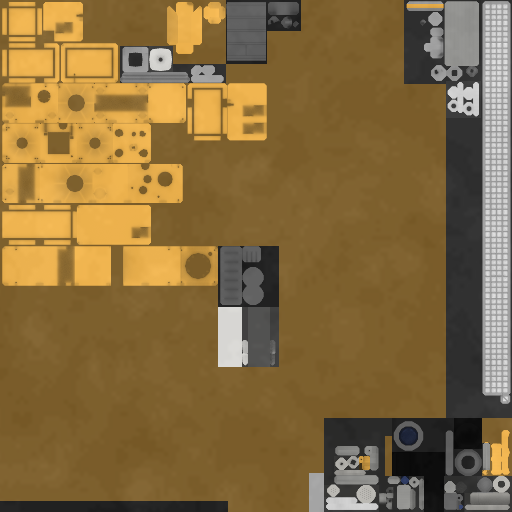
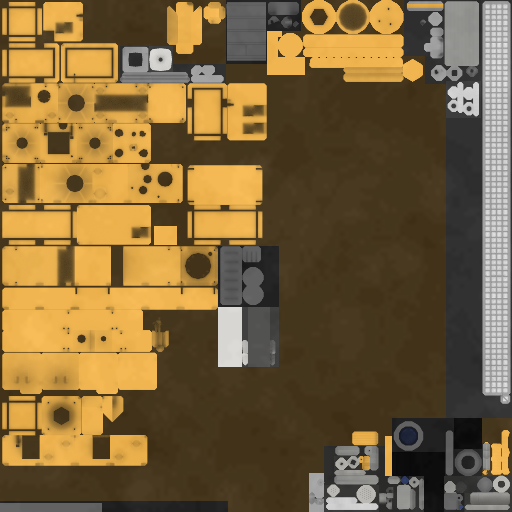
Layers edited between the first and the second w=512, h=512 image:
painted on "AO" over [0, 0, 512, 512]
painted on "Layer #1" over [324, 56, 425, 470]
